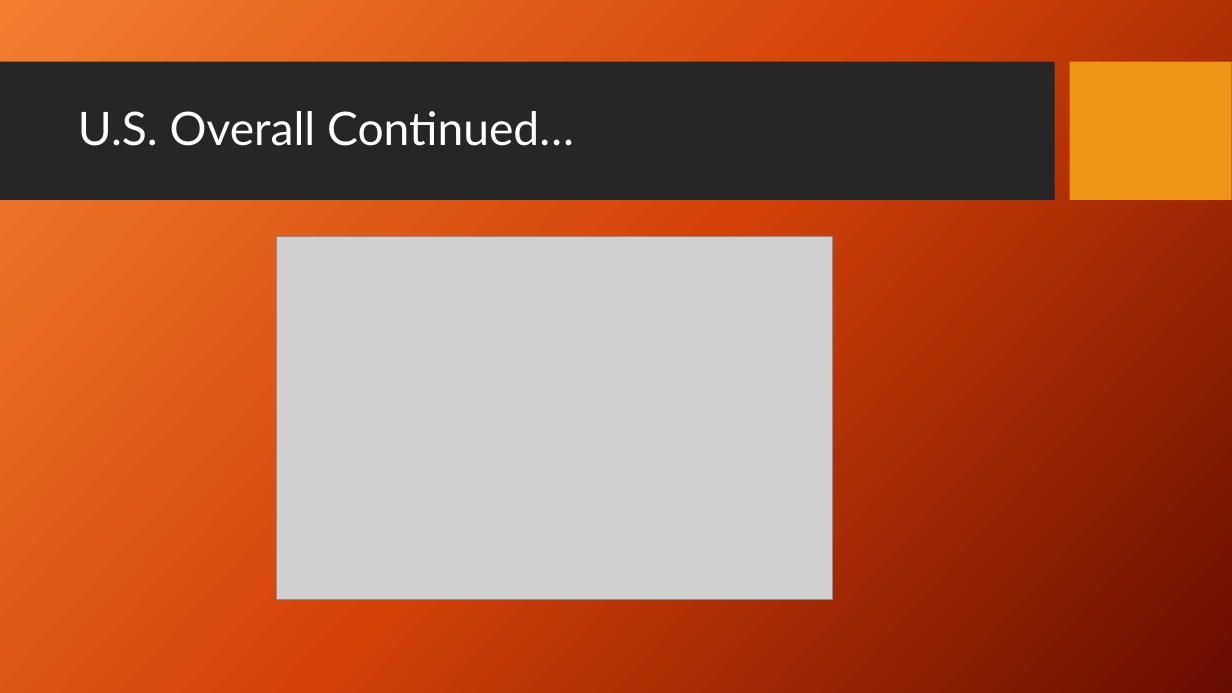
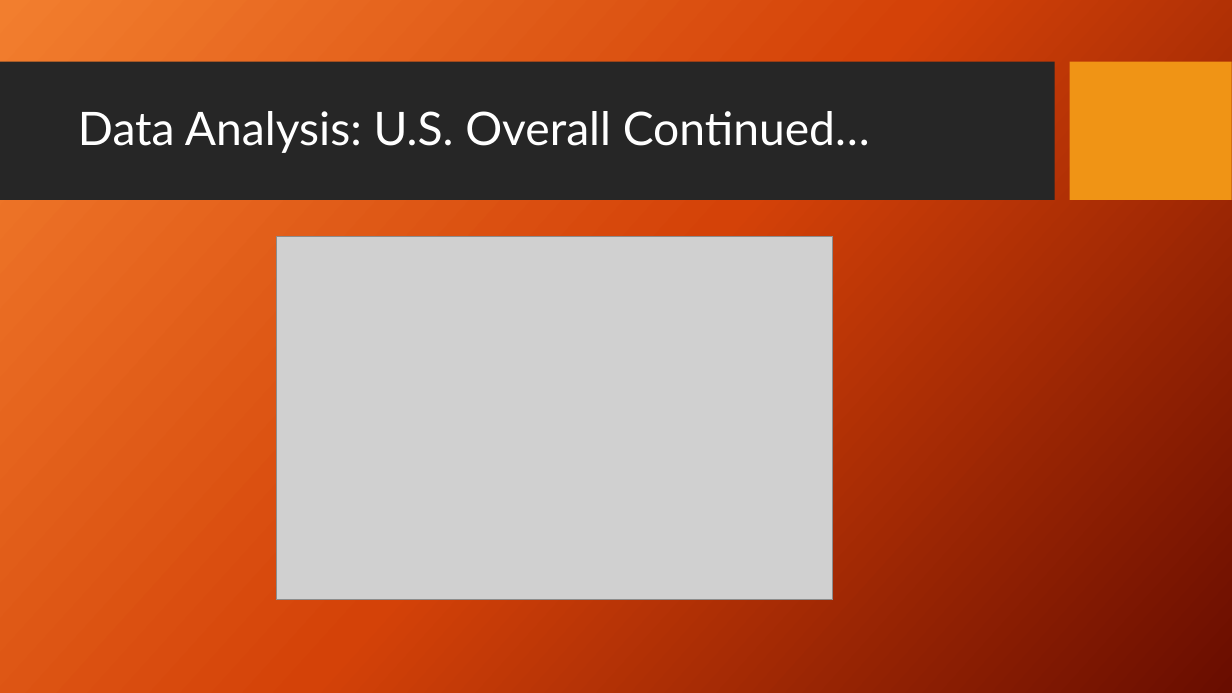
Before and after one commit to KennytheSun/Global_Warming_Repo, a slide deck: slide 10 of CO2emissionsVsTempPP.pptx (slide 11 before the commit). Drawn at 1232x693 pixels with LibreOffice and Linux fonts; fonts in the diff are those of the drawing; grey boxes stand for pictures; background and template pictures are left out. Boxes give left, top, right and bottom in pixels: in the first picture for what was removed or moved away, otherwise in the second. Text is boxed around its words. In the diff, an @@ line names an element or a change of style, - is before the commit and + after.

```diff
--- a/CO2emissionsVsTempPP.pptx
+++ b/CO2emissionsVsTempPP.pptx
@@ title at <box>78,111,870,153</box>: text changed @@
-U.S. Overall Continued…
+Data Analysis: U.S. Overall Continued…
```
Also in this commit, not shown: 6 other slides changed, 1 slide added, 2 slides removed.
